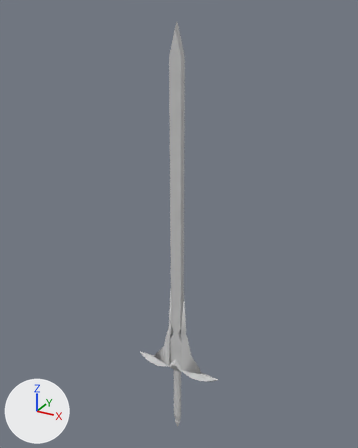
A saved change to the FBX model Assets/11.Model/sword/sword_004.fbx.
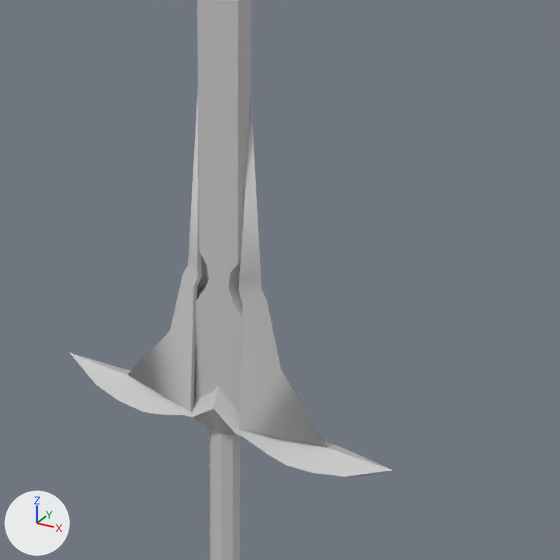
Old and new are each drawn whole from a 50 mm lens placed at (3.49, -6.28, 6.24), pointed at (-0.09, 0.22, 2.99) and again close up on the part from 34% to 73% of the width and 59% to 90% of the height. The lights are fixed; the arrows at lower left show +X, +Y and +Z. Where no turn or scale is listed for an object, it has been applied to the vertices.

Before the edit, the objects in view are built like this:
```python
me_mesh = bpy.data.meshes.new('Mesh')
me_mesh.from_pydata(...)  # 211 vertices, 216 faces; spans x -0.82..0.82, y -0.1..0.1, z -1.16..6.06
me_mesh.materials.append(mat_01___default)  # light grey #cacaca
ob_sword_004 = bpy.data.objects.new('sword_004', me_mesh)
ob_sword_004.location = (0.0, 0.0, 0.0)
```
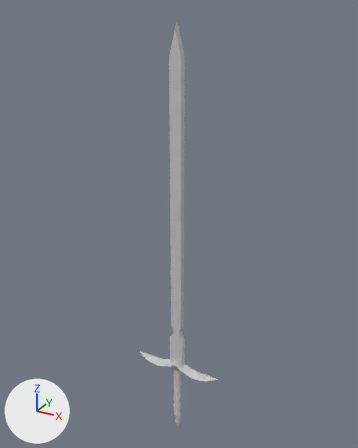
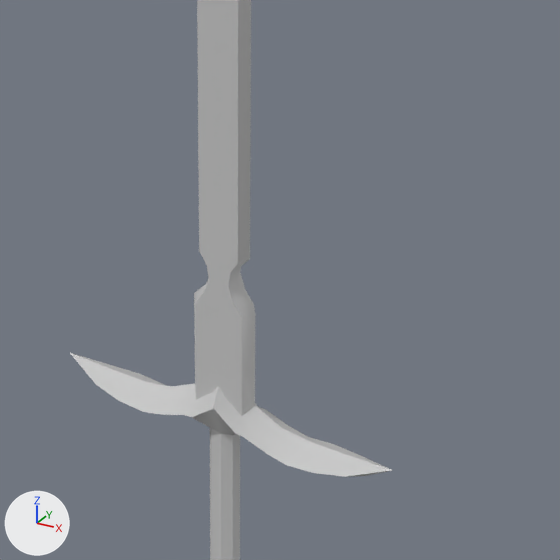
The newer file is also turned or shifted as a whole; pictures and numbers use the older file's frame.

Changed parts and their boxes (x1, y1, x2, y2) in the close-ups (560 x 560 px):
part 1 of me_mesh, deleted: before (128, 92, 208, 411)
part 2 of me_mesh, deleted: before (239, 99, 327, 448)

What the commit changed:
me_mesh has 211 vertices, 216 faces and spans x -0.82..0.82, y -0.1..0.1, z -1.16..6.06.
me_mesh is used by ob_sword_004; location (0.0, 0.0, 0.0).
me_mesh part 1: the loose piece of 27 vertices spanning x -0.51..-0.09, y -0.09..0.09, z 0.31..1.98 is deleted.
me_mesh part 2: the loose piece of 27 vertices spanning x 0.09..0.51, y -0.09..0.09, z 0.31..1.98 is deleted.
